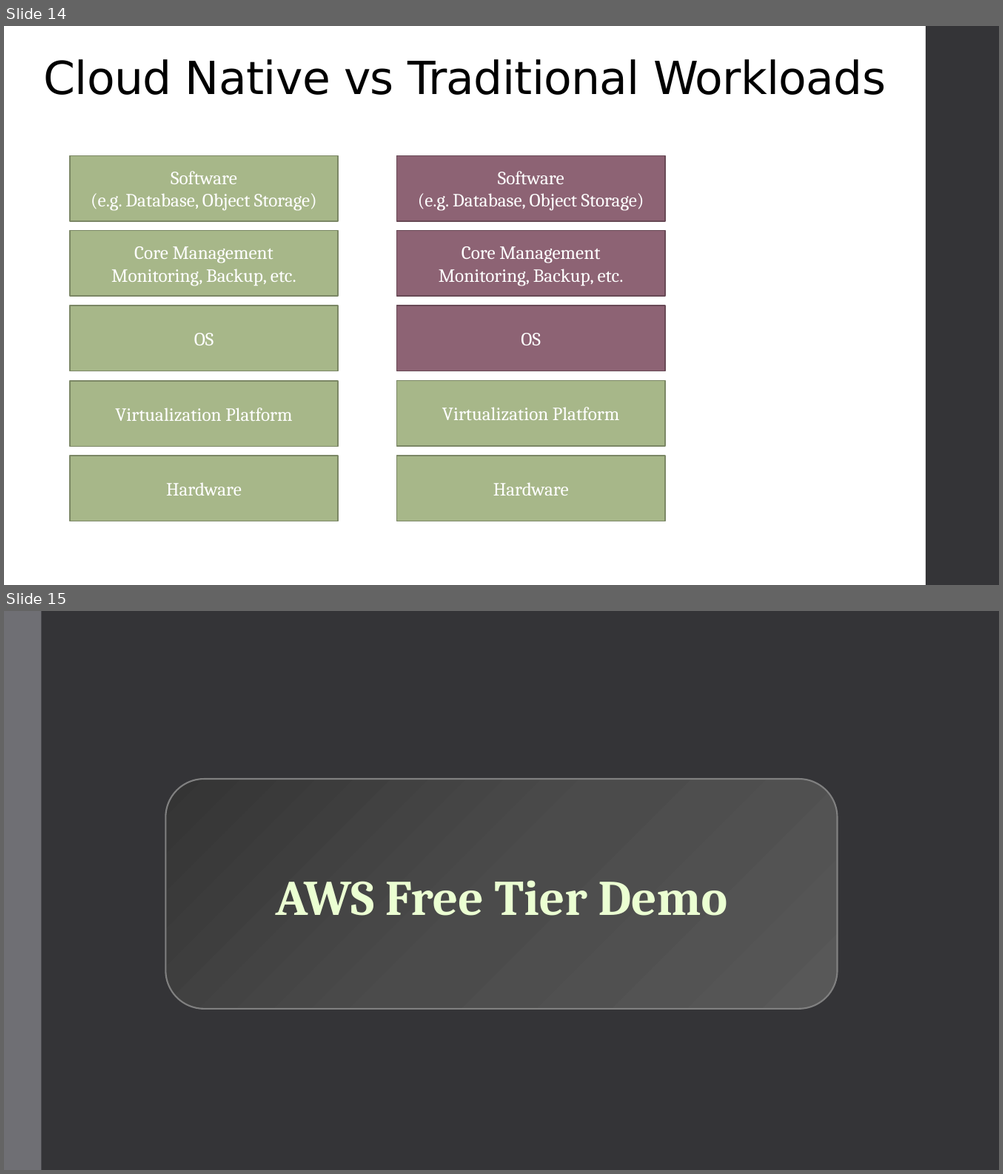
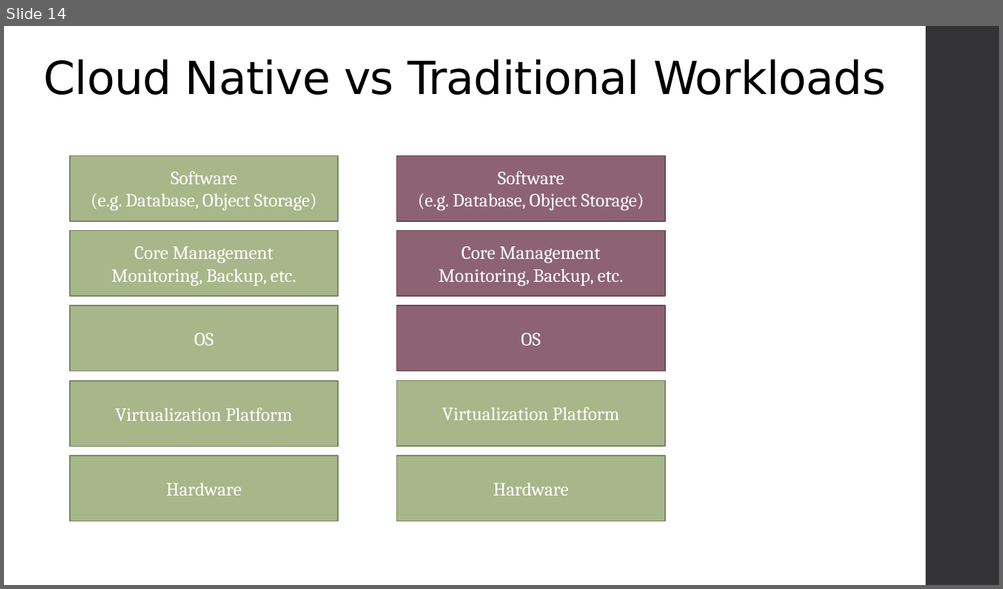
Before and after one commit to varadinov/DevSecOps, a slide deck: 05_cloud_computing_big_picture/05_cloud_computing_big_picture.pptx. Shown one above the other, each under a label of ours: slides 14 and 15 before the commit, slide 14 after it. The pictures are 1003x1174 and 1003x589 pixels, drawn with LibreOffice and Linux fonts; fonts in the diff are those of the drawing; background and template pictures are left out. Boxes give left, top, right and bottom in pixels: in the first picture for what was removed or moved away, otherwise in the second. Text is boxed around its words. In the diff, an @@ line names an element or a change of style, - is before the commit and + after.

```diff
--- a/05_cloud_computing_big_picture/05_cloud_computing_big_picture.pptx
+++ b/05_cloud_computing_big_picture/05_cloud_computing_big_picture.pptx
@@ slide 15 removed at bbox=[4, 611, 999, 1170], background #353537 @@
@@ rectangle removed at bbox=[4, 611, 41, 1170] @@
@@ rounded rectangle removed at bbox=[166, 779, 837, 1008] @@
-AWS Free Tier Demo
```
Also in this commit, not shown: 7 slides added, 16 other files.
